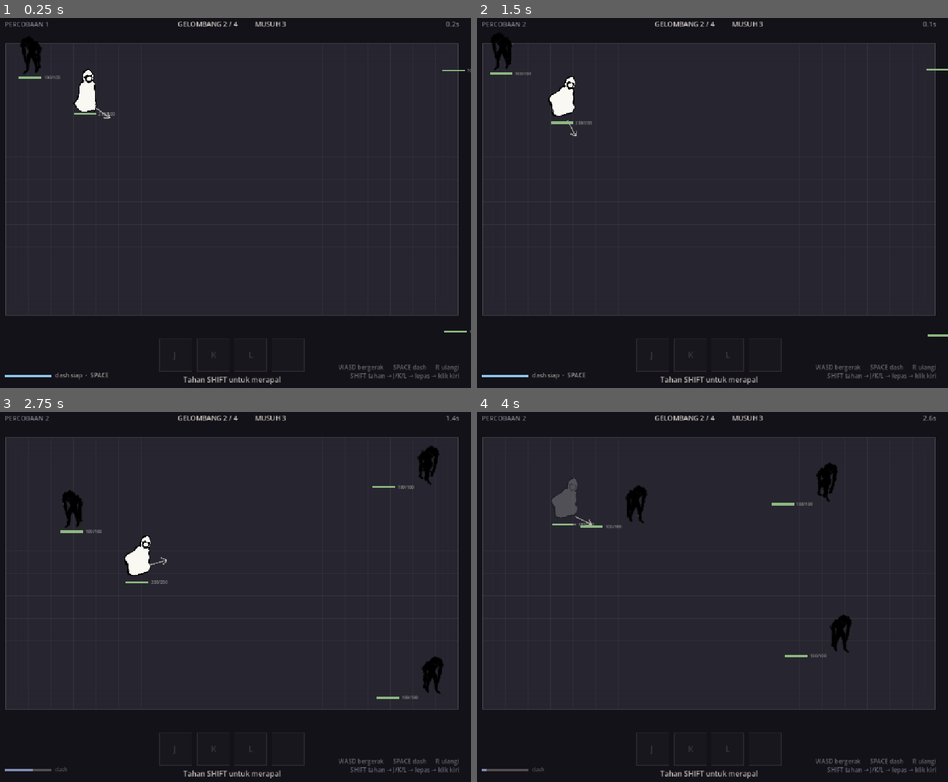
Above: before the commit, frames 1-4 (two rows, left to right).
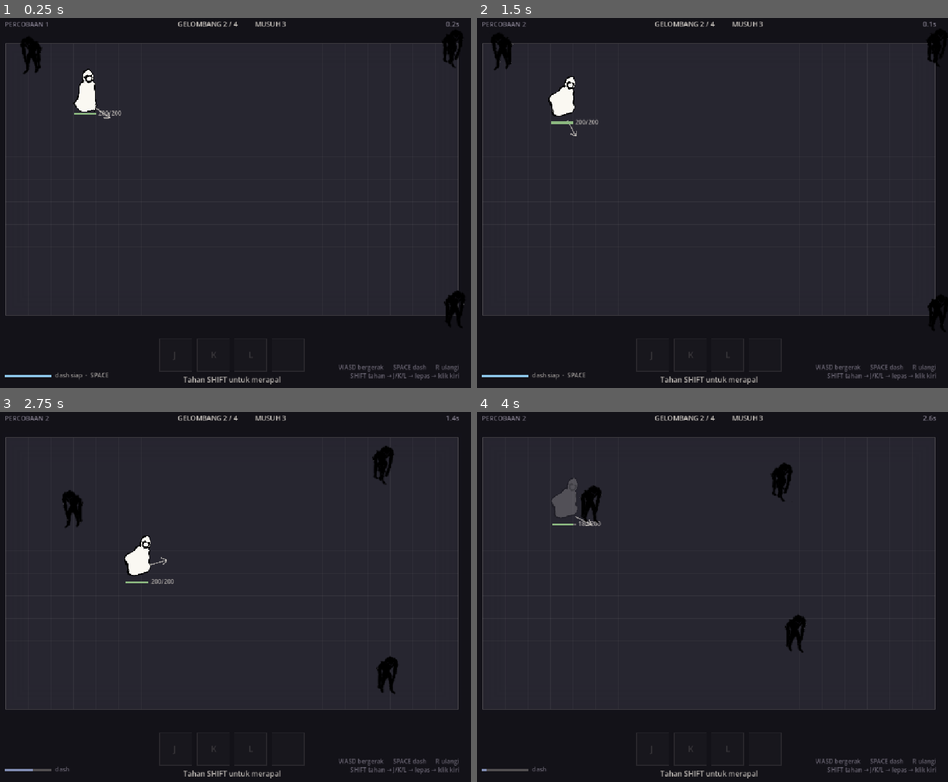
Above: after the commit, the same moments.

Repository: Ahingg/amalgaform
Game: Godot game, scene res://view/main.tscn
Same seed, same stepped clock (60 frames per second), same inputs: the game is played once before the commit and once after it.
Inputs (mouse positions are in pixels of both pictures, inside the frame that each line leads up to):
- Up to frame 1 (0.25 s): no input
- Up to frame 2 (1.5 s): tap Enter at 0.5 s; move the mouse to (816, 184) at 0.52 s; hold D 0.53-1.28 s; tap Shift at 0.6 s; click (816, 184) at 0.67 s; tap Space at 0.77 s; move the mouse to (613, 221) at 1.27 s; hold S from 1.28 s (still down); tap R at 1.35 s
- Up to frame 3 (2.75 s): tap Space at 1.52 s; move the mouse to (277, 511) at 2.02 s; release S at 2.03 s; hold D from 2.03 s (still down); tap J at 2.1 s
- Up to frame 4 (4 s): move the mouse to (684, 671) at 2.77 s; release D at 2.78 s; hold W 2.78-3.53 s; tap K at 2.85 s; click (684, 671) at 2.92 s; tap Space at 3.02, 3.77 s; move the mouse to (853, 652) at 3.52 s; hold A from 3.53 s (still down); tap L at 3.6 s

The runs differ from the first frame. In frame 1, 0.5% of the frame differs, in the area x 3-100%, y 5-86%; in frame 2, 0.4%; in frame 3, 1.2%; in frame 4, 1.8%, in the area x 11-80%, y 13-98%.

Commit message:
view: perbaiki pencerminan sprite, urutan kedalaman, dan HUD ikut skill
BUG UTAMA: draw_texture_rect TIDAK mendukung lebar negatif untuk mencerminkan.
Dia mengabaikan tandanya dan tetap menggambar ke kanan, jadi setiap sprite yang
menghadap kiri melenceng persis selebar dirinya sendiri — itu "masalah anchor"
yang dilaporkan Xaviero. Sekarang dicerminkan lewat matriks, di sumbu tegak yang
lewat tengah kotak tabrakan, jadi posisinya tidak ikut bergeser.

Urutan gambar sekarang berarti kedalaman: efek yang menempel di lantai
(genangan) selalu paling bawah supaya tidak menutupi pemain, sisanya diurutkan
dari posisi y sehingga yang lebih dekat kamera menimpa yang lebih jauh.
Genangan juga dibuat lebih transparan — dia keadaan lantai, dan kalau sepekat
karakter, mata berhenti bisa memisahkan mana yang harus dihindari.

Diadaptasi dari skill game-ui-design (bukan ditelan mentah):
- Bar HP musuh hanya muncul setelah terluka. Delapan bar penuh di layar itu
  kebisingan; tidak satu pun sedang memberi tahu apa-apa. Bar pemain tetap
  selalu tampak — itu nyawa sendiri.
- Semua teks UI dinaikkan ke minimum 14px. Yang tersisa di bawah itu hanya
  tampil di mode debug, bukan UI pemain.

view/demo_input.gd: sumber input palsu di balik "--demo". Menulis komponen yang
sama persis dengan PlayerInput dan CastUI, jadi sim tidak bisa membedakannya —
kalau bisa, berarti ada aturan main yang bocor ke lapisan input. Dipakai untuk
memeriksa pose bergerak dan merapal tanpa perlu ada yang menekan tombol; bug
pencerminan di atas hanya terlihat karena karakternya benar-benar bergerak.

Co-Authored-By: Claude Opus 5 <noreply@anthropic.com>
Claude-Session: https://claude.ai/code/session_01Qk43F2z5yDt92vTyEtoTz3

Diff:
--- a/challenge-6/view/cast_ui.gd
+++ b/challenge-6/view/cast_ui.gd
@@ -272,7 +272,7 @@
 		# decides the shape, the rest only decide the contents.
 		if i == 0:
 			draw_string(_font, at + Vector2(1, -6), "FORM",
-				HORIZONTAL_ALIGNMENT_LEFT, -1, 10, Color(WorldRenderer.INK.r, WorldRenderer.INK.g, WorldRenderer.INK.b, 0.6))
+				HORIZONTAL_ALIGNMENT_LEFT, -1, 14, Color(WorldRenderer.INK.r, WorldRenderer.INK.g, WorldRenderer.INK.b, 0.6))
 
 
 func _draw_readout(at: Vector2, runes: Array) -> void:
@@ -318,7 +318,7 @@
 		draw_rect(Rect2(at, Vector2(w, 6)), Color(WorldRenderer.INK.r, WorldRenderer.INK.g, WorldRenderer.INK.b, 0.3), true)
 		draw_rect(Rect2(at, Vector2(w * ratio, 6)), Color(0.5, 0.55, 0.7), true)
 		draw_string(_font, at + Vector2(w + 8, 7), "dash",
-			HORIZONTAL_ALIGNMENT_LEFT, -1, 12, Color(WorldRenderer.INK.r, WorldRenderer.INK.g, WorldRenderer.INK.b, 0.35))
+			HORIZONTAL_ALIGNMENT_LEFT, -1, 14, Color(WorldRenderer.DIM.r, WorldRenderer.DIM.g, WorldRenderer.DIM.b, 0.8))
 		return
 
 	draw_rect(Rect2(at, Vector2(w, 6)), Color(0.6, 0.85, 1.0, 0.9), true)
@@ -342,7 +342,7 @@
 	draw_rect(Rect2(at, Vector2(w, 8)), Color(WorldRenderer.INK.r, WorldRenderer.INK.g, WorldRenderer.INK.b, 0.3), true)
 	draw_rect(Rect2(at, Vector2(w * ratio, 8)), Color(0.75, 0.6, 1.0), true)
 	draw_string(_font, at + Vector2(w + 8, 9), "merapal %.2fs" % c.duration,
-		HORIZONTAL_ALIGNMENT_LEFT, -1, 12, Color(WorldRenderer.INK.r, WorldRenderer.INK.g, WorldRenderer.INK.b, 0.55))
+		HORIZONTAL_ALIGNMENT_LEFT, -1, 14, Color(WorldRenderer.DIM.r, WorldRenderer.DIM.g, WorldRenderer.DIM.b, 0.9))
 
 
 func _draw_hint(world, player: int) -> void:
--- /dev/null
+++ b/challenge-6/view/demo_input.gd
@@ -0,0 +1,86 @@
+class_name DemoInput
+extends Node
+
+# ============================================================================
+# Sumber input palsu untuk pengujian. Menulis komponen yang sama persis dengan
+# yang ditulis PlayerInput dan CastUI, jadi sim tidak bisa membedakan mana yang
+# dari manusia dan mana yang dari sini — kalau bisa membedakan, berarti ada
+# aturan main yang bocor ke lapisan input.
+#
+# Cuma aktif kalau dijalankan dengan --demo, jadi tidak pernah menyentuh
+# permainan sungguhan:
+#     godot --path . -- --demo
+#
+# Gunanya: memeriksa pose bergerak, merapal, dan spell yang terbang tanpa perlu
+# ada yang menekan tombol. Perataan sprite saat bergerak cuma bisa dilihat
+# kalau karakternya benar-benar bergerak.
+# ============================================================================
+
+const RUNE_KEYS := ["Ignis", "Aqua", "Ventus"]
+
+var _t := 0.0
+var _phase := 0
+var _next := 0.6
+
+
+static func enabled() -> bool:
+	return OS.get_cmdline_user_args().has("--demo") or OS.get_cmdline_args().has("--demo")
+
+
+func _get_world():
+	var renderer := get_parent()
+	if renderer == null:
+		return null
+	var main := renderer.get_parent()
+	return null if main == null else main.get("world")
+
+
+func _physics_process(delta: float) -> void:
+	var world = _get_world()
+	if world == null:
+		return
+	var query: Array[String] = ["Player"]
+	var players: Array[int] = world.get_entities_with_comp(query)
+	if players.is_empty():
+		return
+	var p: int = players[0]
+
+	_t += delta
+
+	# Bergerak melingkar terus-menerus supaya pose bergerak dan pencerminan
+	# kiri-kanan keduanya kena.
+	var dir := Vector2(cos(_t * 0.9), sin(_t * 0.9))
+	if world.entity_have_component("MoveIntent", p):
+		var mi = world.get_component_value("MoveIntent", p)
+		mi.x = dir.x
+		mi.y = dir.y
+	if world.entity_have_component("Facing", p):
+		var f = world.get_component_value("Facing", p)
+		f.x = dir.x
+		f.y = dir.y
+
+	if _t < _next:
+		return
+	_advance(world, p)
+
+
+# Satu siklus rapalan penuh: buka antrian, masukkan dua rune, lepas, tembak.
+func _advance(world, p: int) -> void:
+	match _phase:
+		0:
+			world.attach_component("CastQueue", p, {"runes": [], "open": true, "open_time": 0.0})
+			_next = _t + 0.35
+		1, 2:
+			var q: Dictionary = world.get_component_value("CastQueue", p)
+			q["runes"].append(RUNE_KEYS[(int(_t) + _phase) % 3])
+			_next = _t + 0.3
+		3:
+			var q2: Dictionary = world.get_component_value("CastQueue", p)
+			q2["open"] = false
+			world.attach_component("CastRelease", p, {"runes": q2["runes"].duplicate()})
+			_next = _t + 0.9
+		4:
+			if world.entity_have_component("HeldSpell", p):
+				world.attach_component("LaunchSpell", p, {})
+			_next = _t + 1.1
+	_phase = (_phase + 1) % 5
--- a/challenge-6/view/renderer.gd
+++ b/challenge-6/view/renderer.gd
@@ -78,6 +78,8 @@
 	add_child(PlayerInput.new())
 	add_child(CastUI.new())
 	add_child(RoundUI.new())
+	if DemoInput.enabled():
+		add_child(DemoInput.new())
 
 
 func _process(_delta: float) -> void:
@@ -117,8 +119,36 @@
 		_draw_message("Belum ada entity yang punya Position.")
 		return
 
+	# Urutan gambar itu kedalaman. Dua aturan:
+	#   1. Efek yang menempel di LANTAI (genangan) selalu paling bawah — kalau
+	#      tidak, dia bisa menutupi pemain dan menutupi apa yang harus dihindari.
+	#   2. Sisanya diurutkan dari posisi y, jadi yang lebih dekat ke kamera
+	#      (lebih bawah) menimpa yang lebih jauh. Itu yang bikin tampak atas
+	#      terasa punya kedalaman tanpa satu pun perhitungan tambahan.
+	var ground: Array[int] = []
+	var actors: Array[int] = []
 	for id in ids:
+		if _is_ground_effect(world, id):
+			ground.append(id)
+		else:
+			actors.append(id)
+
+	actors.sort_custom(func(a, b):
+		var pa: Vec2 = world.get_component_value(ViewConfig.POSITION, a)
+		var pb: Vec2 = world.get_component_value(ViewConfig.POSITION, b)
+		return pa.y < pb.y)
+
+	for id in ground:
 		_draw_entity(world, id)
+	for id in actors:
+		_draw_entity(world, id)
+
+
+func _is_ground_effect(world, id: int) -> bool:
+	if not world.entity_have_component(ViewConfig.RUNES, id):
+		return false
+	# Spell tanpa Velocity berarti dia sudah diam di lantai.
+	return not world.entity_have_component(ViewConfig.VELOCITY, id)
 
 
 # --- geometry helpers, shared with the input layer -----------------------------
@@ -246,6 +276,11 @@
 		draw_rect(rect, Color(color.r, color.g, color.b, alpha), true)
 		draw_rect(rect, Color(INK.r, INK.g, INK.b, 0.55), false, 1.5)
 
+	# Kotak tabrakan ikut badge: berguna untuk memeriksa perataan sprite, tapi
+	# tidak ada urusannya dengan pemain.
+	if show_badges:
+		draw_rect(rect, Color(1, 0.2, 0.2, 0.9), false, 2.0)
+
 	# Delay is drawn as a progress bar above the entity.
 	if world.entity_have_component(ViewConfig.DELAY, id):
 		_draw_delay_bar(world, id, top_left, size.x)
@@ -260,8 +295,14 @@
 		draw_string(_font, top_left + Vector2(5, 16), "#%d" % id,
 			HORIZONTAL_ALIGNMENT_LEFT, -1, 13, Color(INK.r, INK.g, INK.b, 0.8))
 
+	# Bar HP musuh hanya muncul setelah dia terluka. Empat sampai delapan bar
+	# penuh di layar itu kebisingan: tidak satu pun sedang memberi tahu apa-apa.
+	# Bar pemain selalu tampak — itu nyawa sendiri, selalu relevan.
 	if world.entity_have_component(ViewConfig.HEALTH, id):
-		_draw_health_bar(world, id, top_left + Vector2(0, size.y + 3), size.x)
+		var hp0: Health = world.get_component_value(ViewConfig.HEALTH, id)
+		var is_player0: bool = world.entity_have_component(ViewConfig.PLAYER, id)
+		if is_player0 or hp0.current < hp0.max:
+			_draw_health_bar(world, id, top_left + Vector2(0, size.y + 3), size.x)
 
 	if show_badges:
 		var badges := _component_badges(world, id)
@@ -349,8 +390,12 @@
 		# Bola air yang belum pecah masih punya Velocity; genangan sudah diam.
 		var is_puddle: bool = not world.entity_have_component(ViewConfig.VELOCITY, id)
 		if is_puddle:
+			# Lebih transparan daripada tokoh: genangan itu keadaan lantai, dan
+			# kalau dia sepekat karakter, mata berhenti bisa memisahkan mana
+			# yang harus dihindari dari mana yang cuma latar.
+			var pt := Color(tint.r, tint.g, tint.b, 0.55)
 			for layer in Sprites.puddle_layers(t):
-				_blit(layer, rect, Sprites.PUDDLE_SCALE, false, tint)
+				_blit(layer, rect, Sprites.PUDDLE_SCALE, false, pt)
 			return true
 		for layer in Sprites.fireball_layers(t):
 			_blit(layer, rect, Sprites.SPELL_SCALE, false, tint)
@@ -409,18 +454,24 @@
 	var cx: float = c.position.x + c.size.x * 0.5
 	var cy: float = c.position.y + c.size.y
 
-	# Saat dicerminkan, isi gambar ikut pindah ke seberang kanvas. Kalau
-	# jangkarnya tidak ikut dicerminkan, karakternya melompat ke samping tiap
-	# kali berbalik arah.
-	var anchor_x: float = (1.0 - cx) if flip else cx
-	var at := Vector2(box.position.x + box.size.x * 0.5 - side * anchor_x,
+	var at := Vector2(box.position.x + box.size.x * 0.5 - side * cx,
 		box.position.y + box.size.y - side * cy)
-
 	var dst := Rect2(at, Vector2(side, side))
-	if flip:
-		dst.position.x += dst.size.x
-		dst.size.x = -dst.size.x
+
+	if not flip:
+		draw_texture_rect(texture, dst, false, tint)
+		return
+
+	# draw_texture_rect TIDAK mendukung lebar negatif untuk mencerminkan — dia
+	# mengabaikan tandanya dan tetap menggambar ke kanan, jadi sprite yang
+	# menghadap kiri melenceng persis selebar dirinya sendiri.
+	#
+	# Dicerminkan lewat matriks, di sumbu tegak yang lewat tengah kotak
+	# tabrakan, supaya posisinya tidak ikut bergeser.
+	var axis: float = box.position.x + box.size.x * 0.5
+	draw_set_transform_matrix(Transform2D(Vector2(-1, 0), Vector2(0, 1), Vector2(axis * 2.0, 0)))
 	draw_texture_rect(texture, dst, false, tint)
+	draw_set_transform_matrix(Transform2D.IDENTITY)
 
 
 # Satu cincin per rune yang sedang diantrikan, tiap lapis berputar dengan
@@ -469,7 +520,7 @@
 	draw_rect(Rect2(at, Vector2(width_px, 5)), Color(INK.r, INK.g, INK.b, 0.35), true)
 	draw_rect(Rect2(at, Vector2(width_px * ratio, 5)), Color(0.55, 0.72, 0.50), true)
 	draw_string(_font, at + Vector2(width_px + 5, 6), "%d/%d" % [int(current), int(hp.max)],
-		HORIZONTAL_ALIGNMENT_LEFT, -1, 10, Color(INK.r, INK.g, INK.b, 0.6))
+		HORIZONTAL_ALIGNMENT_LEFT, -1, 14, Color(LINE.r, LINE.g, LINE.b, 0.7))
 
 
 func _highlight_occupied_tiles(px: float, py: float, w: float, h: float, color: Color) -> void:
Not shown, added: challenge-6/view/demo_input.gd.uid
